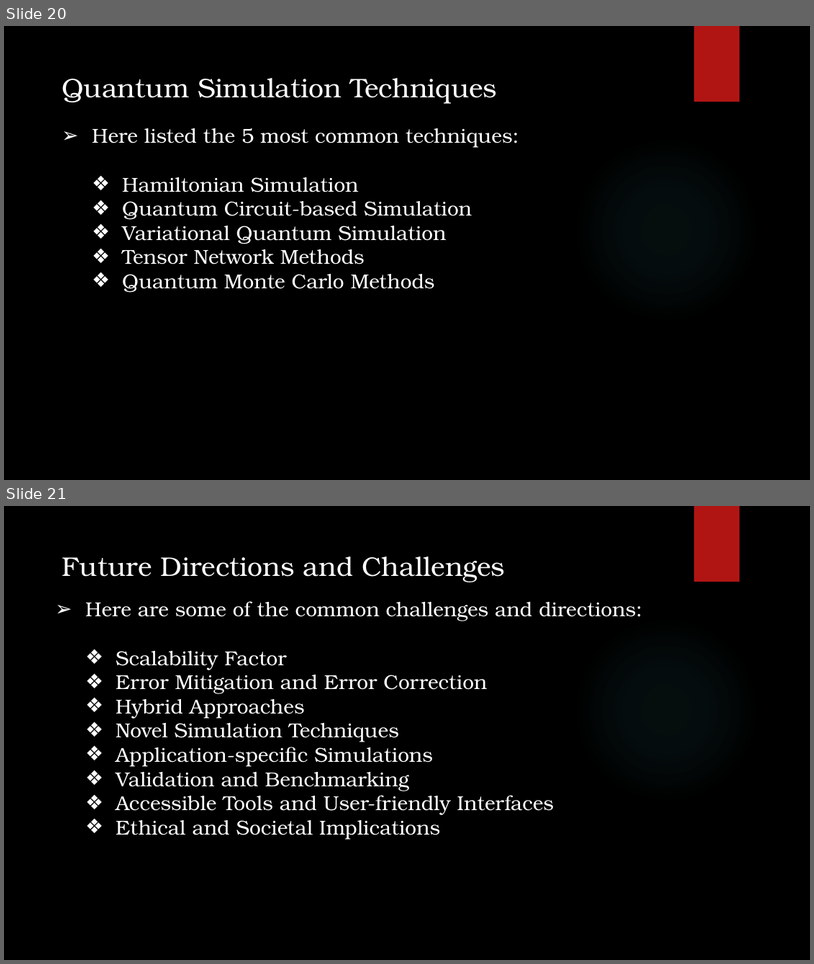
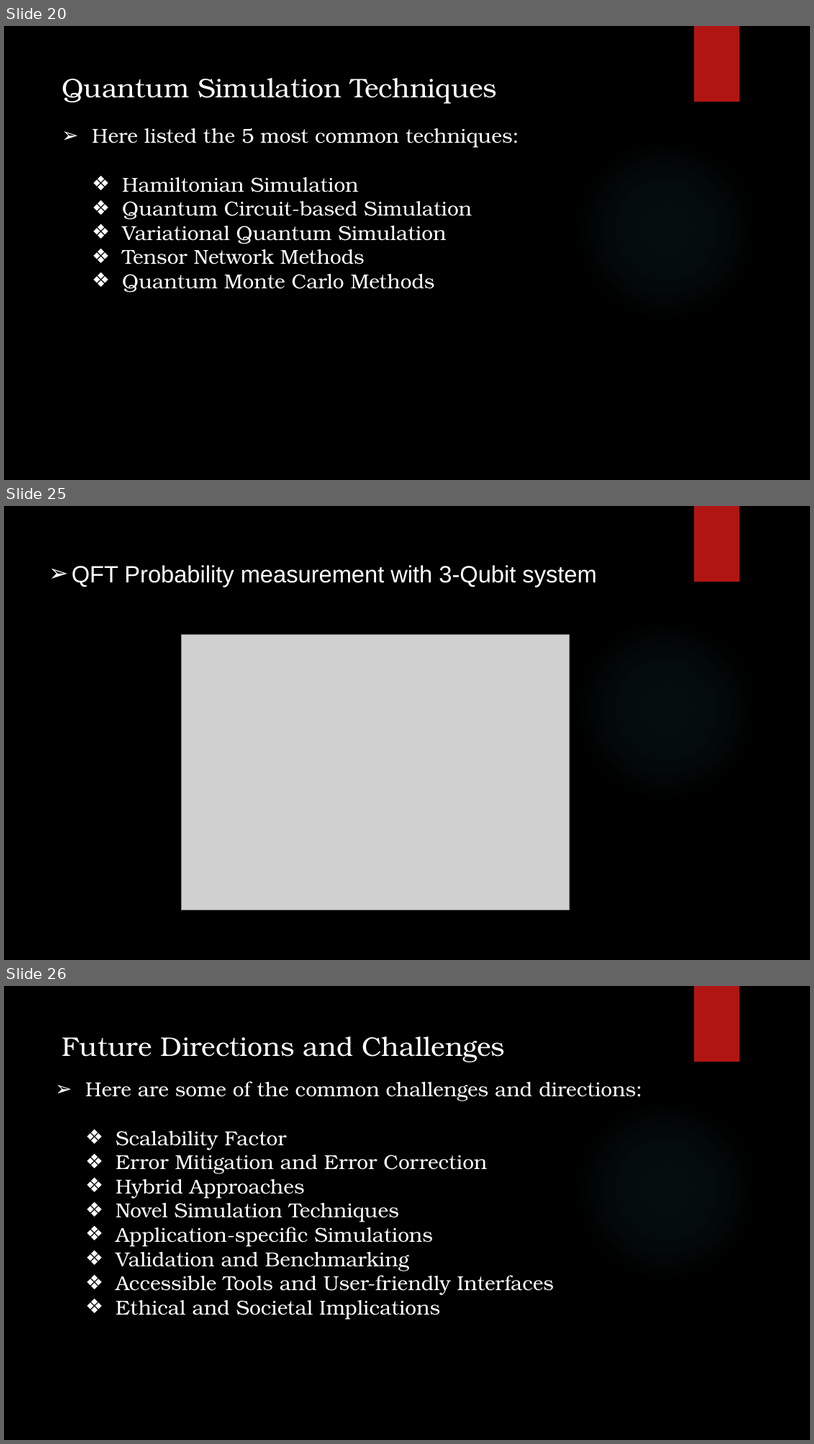
Before and after one commit to akash-rajak/Quantum-Simulation, a slide deck: Final PPT.pptx. Shown one above the other, each under a label of ours: slides 20 and 21 before the commit, slides 20, 25 and 26 after it; the slides between them are not shown. The pictures are 814x964 and 814x1444 pixels, drawn with LibreOffice and Linux fonts; fonts in the diff are those of the drawing; grey boxes stand for pictures; background and template pictures are left out. Boxes give left, top, right and bottom in pixels: in the first picture for what was removed or moved away, otherwise in the second. Text is boxed around its words. In the diff, an @@ line names an element or a change of style, - is before the commit and + after.

```diff
--- a/Final PPT.pptx
+++ b/Final PPT.pptx
@@ slide 25 added at (4, 506, 810, 960), background picture (left out); not listed: 2 template elements that a slide beside it also shows @@
@@ text added at (72, 565, 597, 587), 28 pt, text #FFFFFF @@
+➢ QFT Probability measurement with 3-Qubit system
@@ picture added at (181, 635, 570, 909) @@
@@ what was slide 21 is now slide 26 @@
```
Also in this commit, not shown: 1 slide changed, 4 other slides added, 12 other files.
